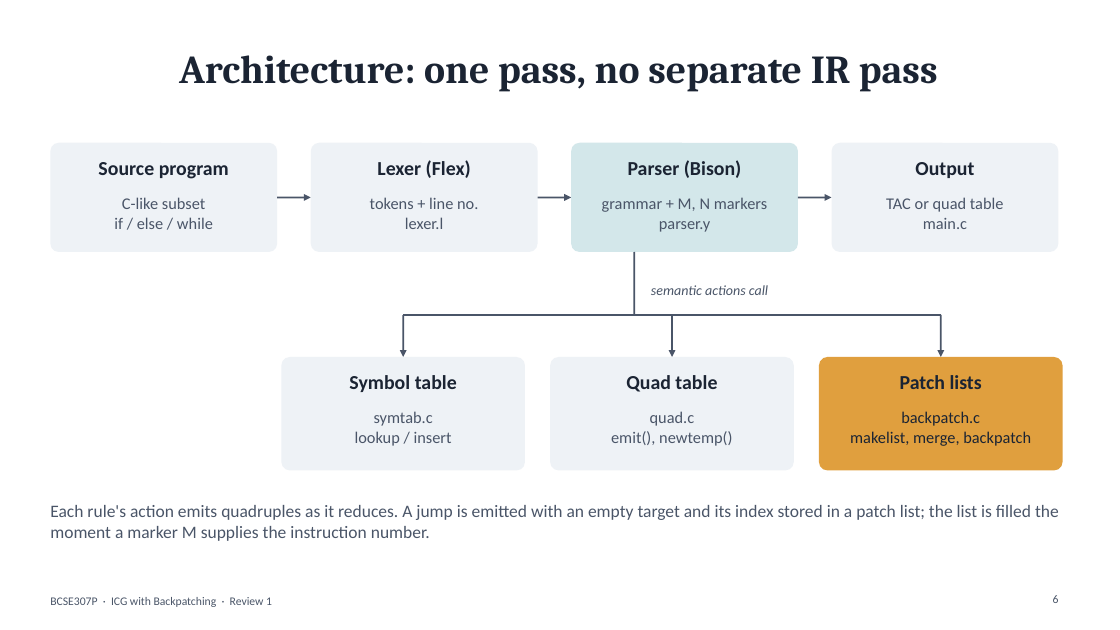
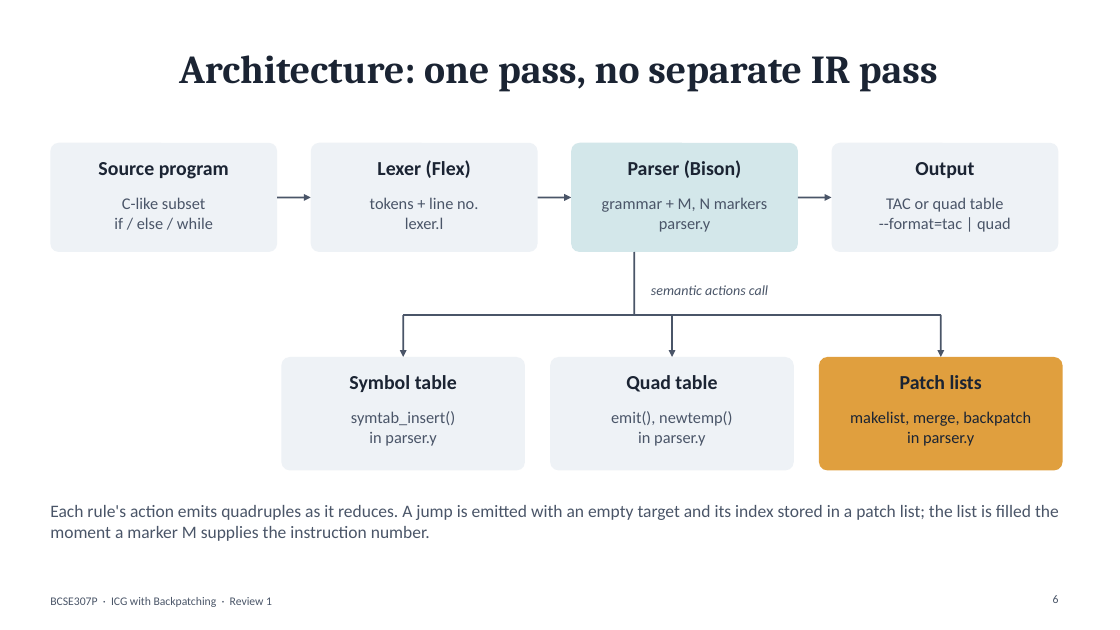
Before and after one commit to Prithvi8706/ICG, a slide deck: slide 6 of docs/review1.pptx. Drawn at 1120x630 pixels with LibreOffice and Linux fonts; fonts in the diff are those of the drawing. Boxes give left, top, right and bottom in pixels: in the first picture for what was removed or moved away, otherwise in the second. Text is boxed around its words. In the diff, an @@ line names an element or a change of style, - is before the commit and + after.

```diff
--- a/docs/review1.pptx
+++ b/docs/review1.pptx
@@ text at [879, 217, 1011, 232]: text changed @@
-main.c
+--format=tac | quad
@@ text at [351, 411, 455, 446]: text changed @@
-symtab.c
-lookup / insert
+symtab_insert()
+in parser.y
@@ text at [650, 411, 695, 426]: paragraph removed @@
-quad.c
@@ text at [901, 411, 980, 426]: paragraph removed @@
-backpatch.c
@@ text at [638, 432, 705, 446]: paragraph added @@
+in parser.y
@@ text at [907, 432, 974, 446]: paragraph added @@
+in parser.y
```
Also in this commit, not shown: 2 other slides changed, 11 other files.
